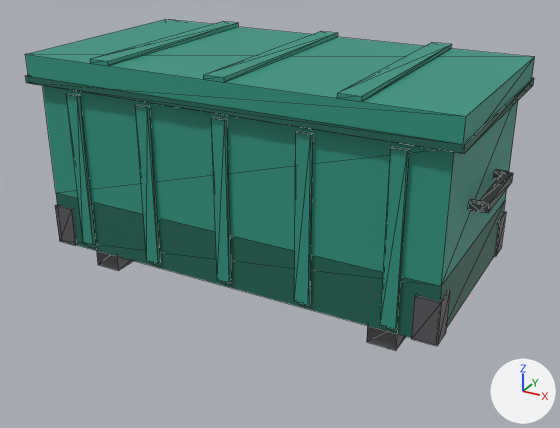
The glTF model assets/models/job-box.glb, before and after one commit.
Both versions are drawn from a 50 mm lens placed at (1.038, -1.878, 1.112), pointed at (0.032, -0.049, 0.198). Arrows for +X, +Y and +Z are at lower right; the lights stay in place. The older version comes first. Mesh edges are drawn as thin lines. Vertices at exactly the same position are counted once.

The first picture shows 'JobBox'.
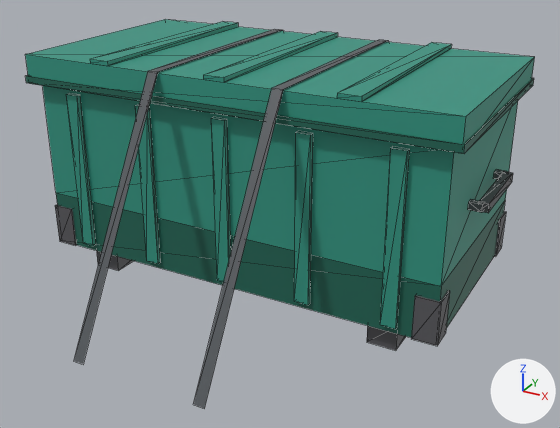
The newer file is also turned or shifted as a whole; pictures and numbers use the older file's frame.

Changed parts and their boxes (x1, y1, x2, y2) in the pictures (560 x 428 px):
```json
{"object": "JobBox", "change": "reshaped", "before": [25, 19, 535, 351], "after": [25, 19, 535, 408], "on screen": "17% taller"}
{"part": 1, "of": "me_jobbox", "change": "added", "after": [74, 29, 389, 408]}
```

Scene script edits in JSON lines:
```json
{"op": "add", "block": "mat_strap", "code": ["mat_strap = principled_material('Strap')", "mat_strap.base_color = (0.09, 0.1, 0.11)  # dark grey #55595d", "mat_strap.roughness = 0.45"]}
{"block": "me_jobbox", "where": "# used by ob_jobbox; location = (0.0, 0.0, 0.0)"}
{"op": "remove", "block": "me_jobbox", "code": "me_jobbox.from_pydata(...)  # 308 vertices, 378 faces; spans x -0.647..0.647, y -0.33..0.36, z 0.0..0.662"}
{"op": "add", "block": "me_jobbox", "code": "me_jobbox.from_pydata(...)  # 324 vertices, 390 faces; spans x -0.647..0.647, y -0.7..0.7, z 0.0..0.662"}
{"block": "me_jobbox", "change": "me_jobbox part 1"}
{"block": "me_jobbox", "change": "8 vertices are added at x -0.195..0.165, y -0.7..0.7, z 0.0..0.654"}
{"block": "me_jobbox", "change": "8 new vertices lie (0.03, 0.0, 0.0) away from vertices in x -0.195..0.165, y -0.7..0.7, z 0.0..0.654"}
{"block": "me_jobbox", "change": "12 new faces join them, mat_strap (dark grey #55595d)"}
{"op": "add", "block": "me_jobbox", "code": "me_jobbox.materials.append(mat_strap)  # dark grey #55595d"}
```
